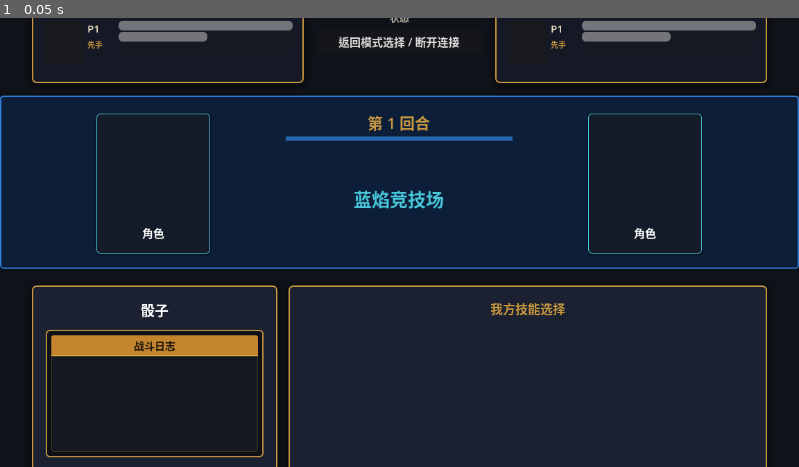
Above: before the commit, frame 1.
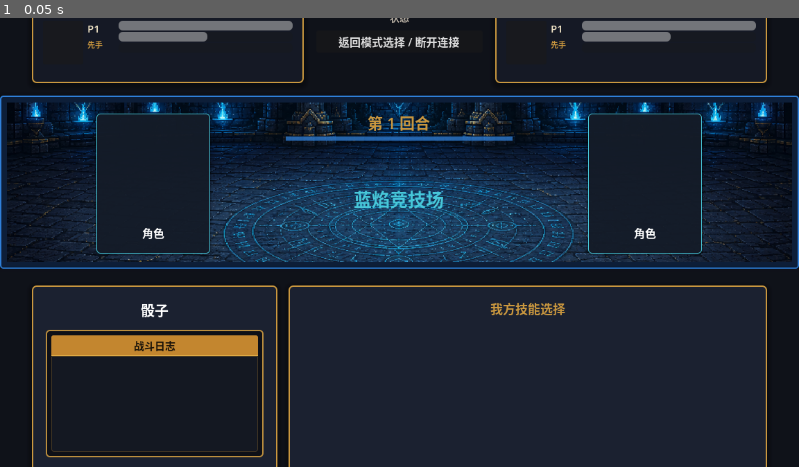
Above: after the commit, the same moment.

Repository: hereisBBJ/dice_fight_godot
Game: Godot game, scene res://scenes/ui/screens/battle_screen.tscn
The game is run twice, just before and just after one commit, with the same random seed, the same clock (stepped at 60 frames per second) and the same inputs. This scene is started directly instead of the project's main scene.
Inputs:
- Up to frame 1 (0.05 s): no input

The runs differ from the first frame. In frame 1, 12% of the frame differs, in the area x 0-100%, y 18-55%.

Commit message:
添加战斗背景

Diff:
--- a/scenes/ui/screens/battle_screen.tscn
+++ b/scenes/ui/screens/battle_screen.tscn
@@ -5,6 +5,7 @@
 [ext_resource type="PackedScene" path="res://scenes/ui/dialogs/interactive_dialog.tscn" id="3_interactive"]
 [ext_resource type="PackedScene" path="res://scenes/ui/components/battle_log_view.tscn" id="4_log"]
 [ext_resource type="Script" uid="uid://coikv2r3axsyt" path="res://scripts/ui/components/animated_sprite_texture_rect.gd" id="5_anim"]
+[ext_resource type="Texture2D" path="res://assets/ui/backgrounds/bg_battle_arena_dungeon_v1.png" id="6_arena_bg"]
 
 [node name="BattleScreen" type="Control" unique_id=2132732082]
 layout_mode = 3
@@ -94,6 +95,13 @@
 size_flags_vertical = 3
 size_flags_stretch_ratio = 0.95
 
+[node name="ArenaBackground" type="TextureRect" parent="LayoutRoot/ArenaBand" unique_id=1023359930]
+layout_mode = 2
+mouse_filter = 2
+texture = ExtResource("6_arena_bg")
+expand_mode = 1
+stretch_mode = 6
+
 [node name="ArenaMargin" type="MarginContainer" parent="LayoutRoot/ArenaBand" unique_id=73096285]
 layout_mode = 2
 theme_override_constants/margin_left = 48
Binary file added: assets/ui/backgrounds/bg_battle_arena_dungeon_v1.png
Not shown, added: assets/ui/backgrounds/bg_battle_arena_dungeon_v1.png.import
Not shown, added: assets/ui/backgrounds/bg_battle_arena_dungeon_v1.prompt.txt
Not shown, changed: docs/FORMAL_UI_DEVELOPMENT_PLAN.md
